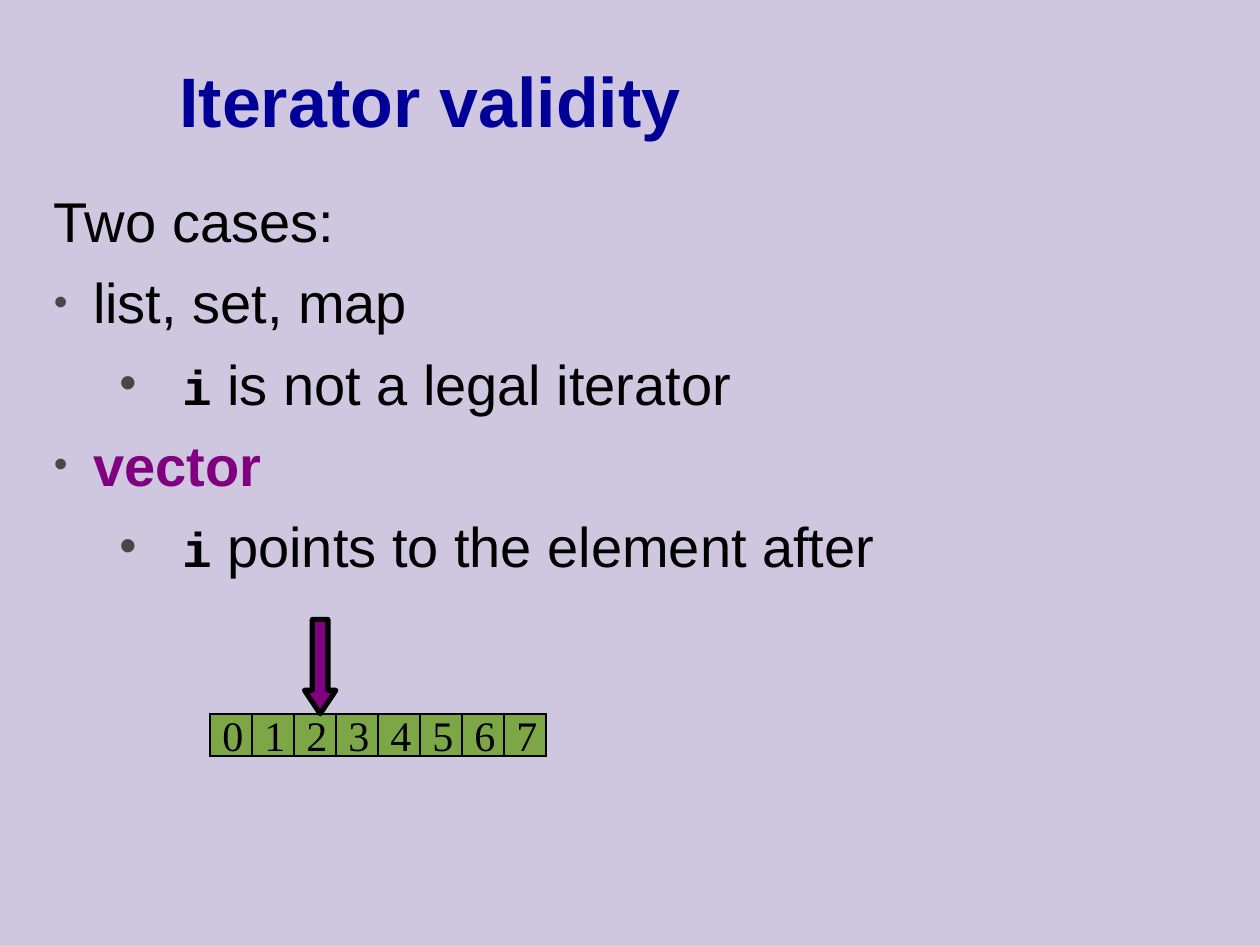
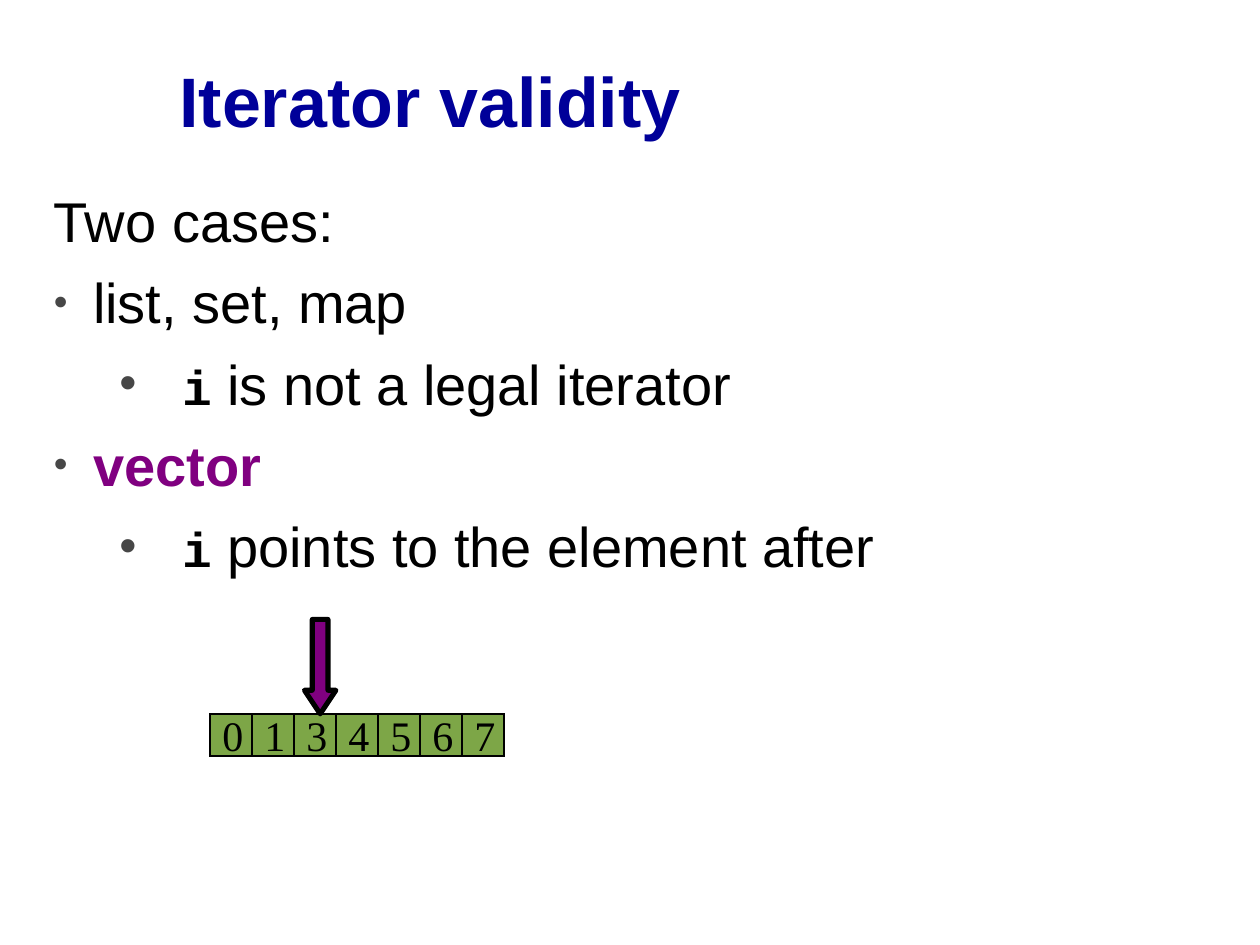
Before and after one commit to cpp-at-ariel/cpp-5779, a slide deck: slide 25 of 11-stl-algorithms/slides-iterators.odp (slide 23 before the commit). Drawn at 1260x945 pixels with LibreOffice and Linux fonts; fonts in the diff are those of the drawing. Boxes give left, top, right and bottom in pixels: in the first picture for what was removed or moved away, otherwise in the second. Text is boxed around its words. In the diff, an @@ line names an element or a change of style, - is before the commit and + after.

```diff
--- a/11-stl-algorithms/slides-iterators.odp
+++ b/11-stl-algorithms/slides-iterators.odp
@@ background #CEC7DF to #FFFFFF @@
@@ freeform shape removed at box(294, 714, 335, 756) @@
-2
@@ 5 freeform shapes: place and size @@
-5 freeform shapes at box(336, 714, 546, 756)
+5 freeform shapes at box(294, 714, 504, 756)
```
Also in this commit, not shown: 33 other slides changed, 1 slide added, 1 slide removed, 5 other files.
